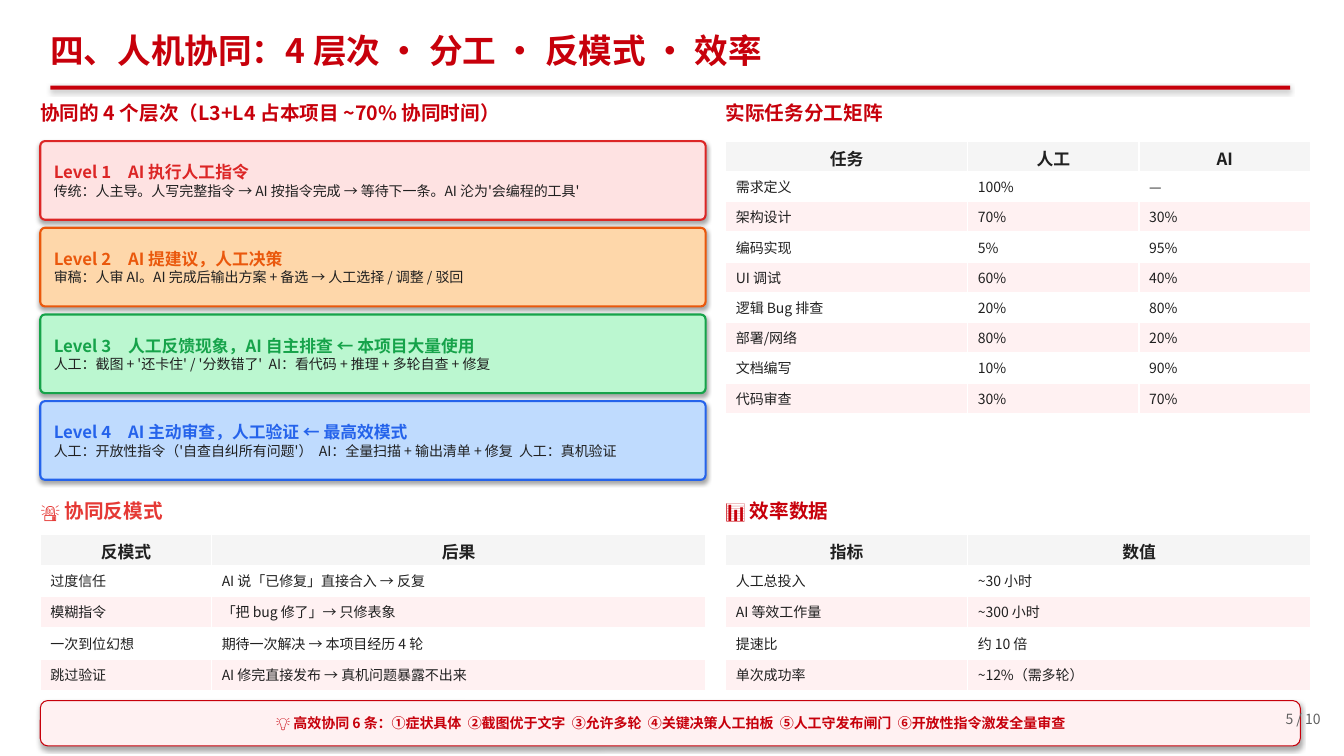
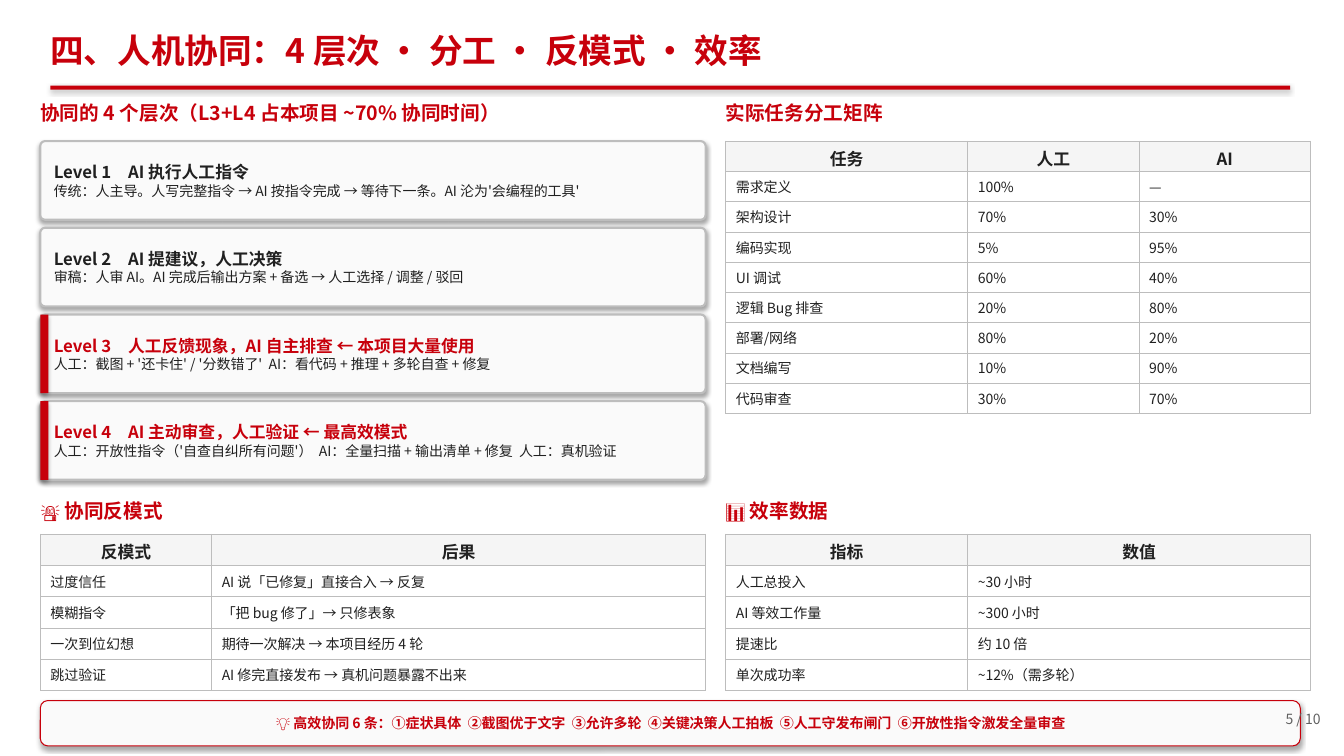
Before and after one commit to berming/AndroidAPP, a slide deck: slide 5 of docs/dev_summary.pptx. Drawn at 1344x756 pixels with LibreOffice and Linux fonts; fonts in the diff are those of the drawing. Boxes give left, top, right and bottom in pixels: in the first picture for what was removed or moved away, otherwise in the second. Text is boxed around its words. In the diff, an @@ line names an element or a change of style, - is before the commit and + after.

```diff
--- a/docs/dev_summary.pptx
+++ b/docs/dev_summary.pptx
@@ rounded rectangle "Level 1 AI 执行人工指令" at [40,141,706,220]: fill #FEE2E2 to #FAFAFA; outline #DC2626 1.5 pt to #BDBDBD 1.5 pt @@
@@ table at [726,141,1311,413] @@
@@ fill #FFF1F2 to #FFFFFF in 12 cells @@
@@ borders changed @@
@@ text in rounded rectangle at [54,163,249,180]: text colour #DC2626 to #202020 in "Level 1 AI 执行人工指令" @@
@@ rounded rectangle "Level 2 AI 提建议，人工决策" at [40,228,706,307]: fill #FED7AA to #FAFAFA; outline #EA580C 1.5 pt to #BDBDBD 1.5 pt @@
@@ text in rounded rectangle at [54,250,282,267]: text colour #EA580C to #202020 in "Level 2 AI 提建议，人工决策" @@
@@ rounded rectangle "Level 3 人工反馈现象，AI 自主排查 ← ..." at [40,315,706,393]: fill #BBF7D0 to #FAFAFA; outline #16A34A 1.5 pt to #BDBDBD 1.5 pt @@
@@ rectangle added at [40,315,48,393], fill #C7000B @@
@@ text in rounded rectangle at [54,337,474,354]: text colour #16A34A to #C7000B in "Level 3 人工反馈现象，AI 自主排查 ← 本项目大量使用" @@
@@ rounded rectangle "Level 4 AI 主动审查，人工验证 ← ..." at [40,401,706,480]: fill #BFDBFE to #FAFAFA; outline #2563EB 1.5 pt to #BDBDBD 1.5 pt @@
@@ rectangle added at [40,401,48,480], fill #C7000B @@
@@ text in rounded rectangle at [54,423,408,440]: text colour #2563EB to #C7000B in "Level 4 AI 主动审查，人工验证 ← 最高效模式" @@
@@ text "🚨 协同反模式" at [65,501,163,520]: text colour #E53935 to #C7000B @@
@@ table at [40,534,706,691] @@
@@ fill #FFF1F2 to #FFFFFF in 4 cells @@
@@ borders changed @@
@@ table at [726,534,1311,691] @@
@@ fill #FFF1F2 to #FFFFFF in 4 cells @@
@@ borders changed @@
```
Also in this commit, not shown: 8 other slides changed, 1 other file.
